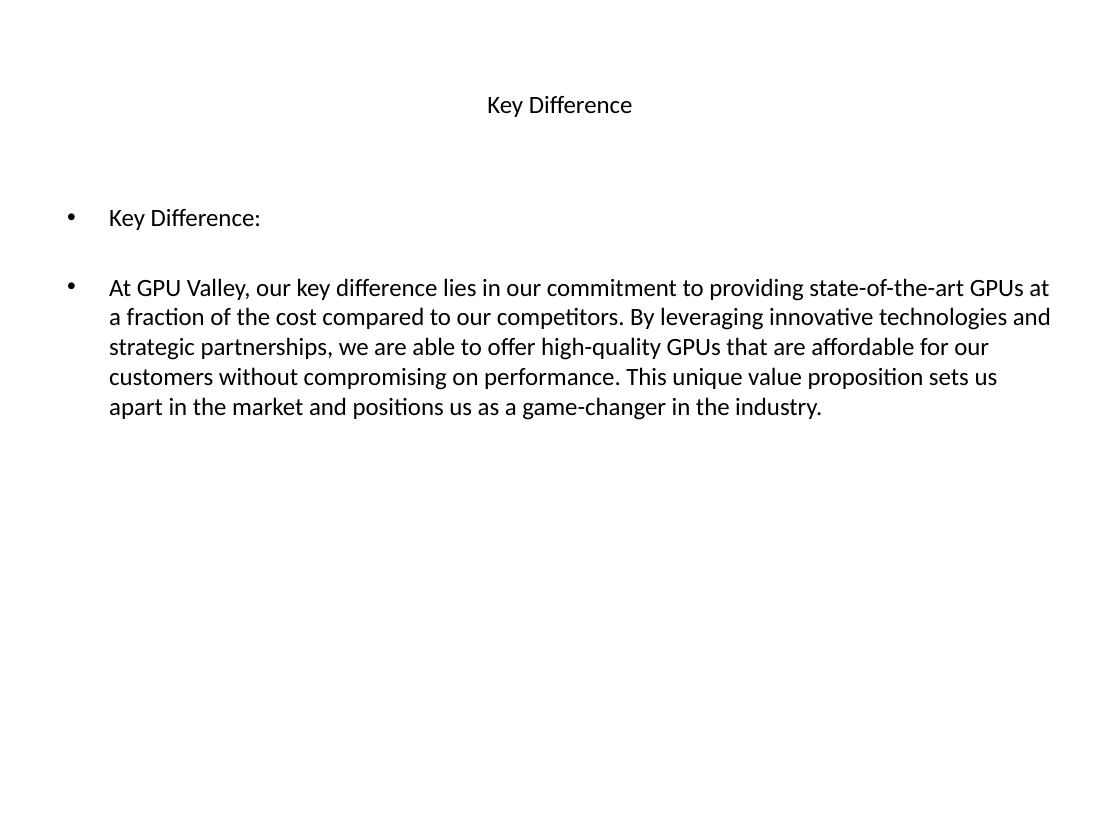
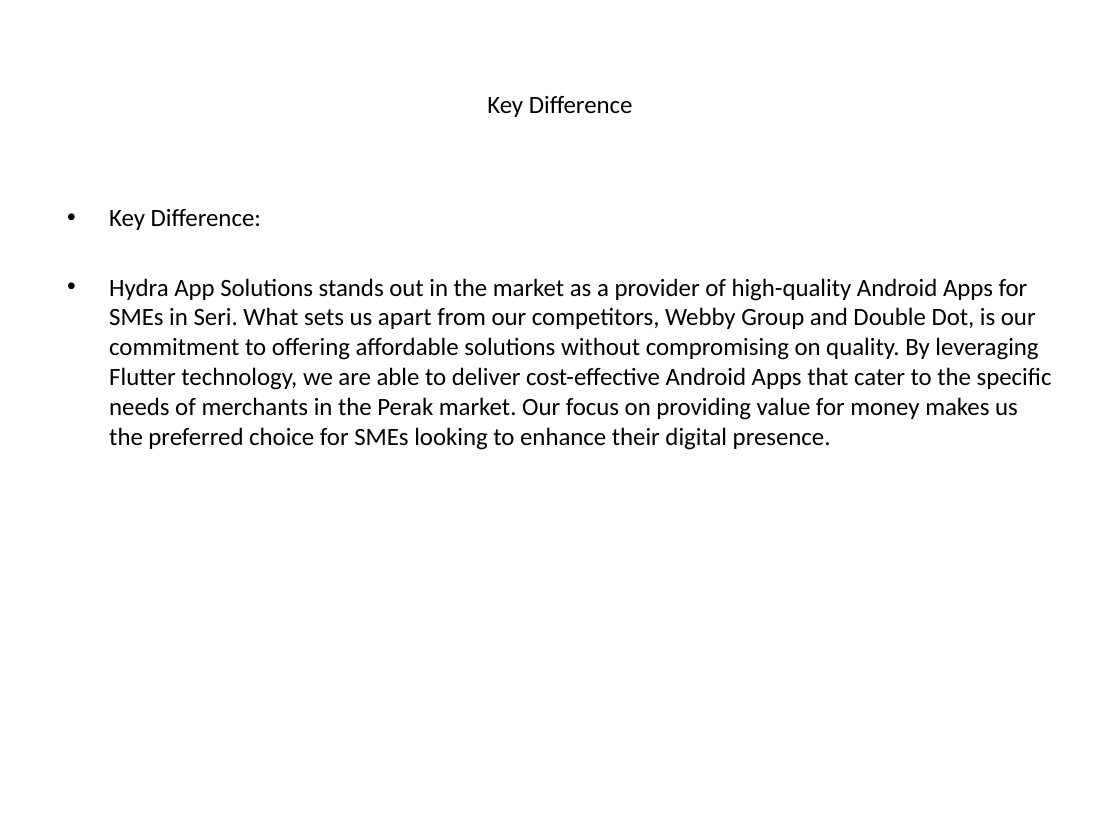
Before and after one commit to luhouyang/cantimagine, a slide deck: slide 5 of generated_ppt/_presentation.pptx. Drawn at 1120x840 pixels with LibreOffice and Linux fonts; fonts in the diff are those of the drawing. Boxes give left, top, right and bottom in pixels: in the first picture for what was removed or moved away, otherwise in the second. Text is boxed around its words. In the diff, an @@ line names an element or a change of style, - is before the commit and + after.

```diff
--- a/generated_ppt/_presentation.pptx
+++ b/generated_ppt/_presentation.pptx
@@ text at (x1=109, y1=278, x2=1052, y2=450): text changed @@
-• At GPU Valley, our key difference lies in our commitment to providing state-of-the-art GPUs at a fraction of the cost compared to our competitors. By leveraging innovative technologies and strategic partnerships, we are able to offer high-quality GPUs that are affordable for our customers without compromising on performance. This unique value proposition sets us apart in the market and positions us as a game-changer in the industry.
+• Hydra App Solutions stands out in the market as a provider of high-quality Android Apps for SMEs in Seri. What sets us apart from our competitors, Webby Group and Double Dot, is our commitment to offering affordable solutions without compromising on quality. By leveraging Flutter technology, we are able to deliver cost-effective Android Apps that cater to the specific needs of merchants in the Perak market. Our focus on providing value for money makes us the preferred choice for SMEs looking to enhance their digital presence.
```
Also in this commit, not shown: 4 other slides changed, 1 other file.
